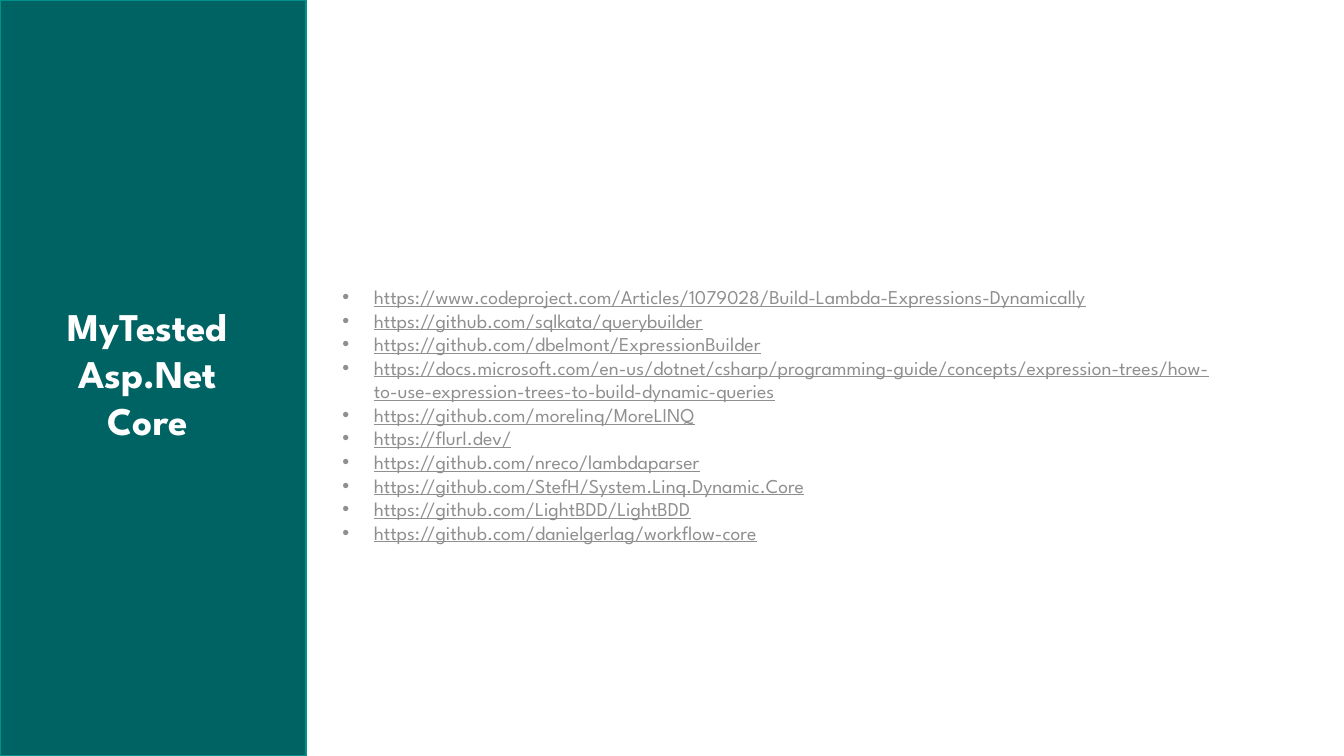
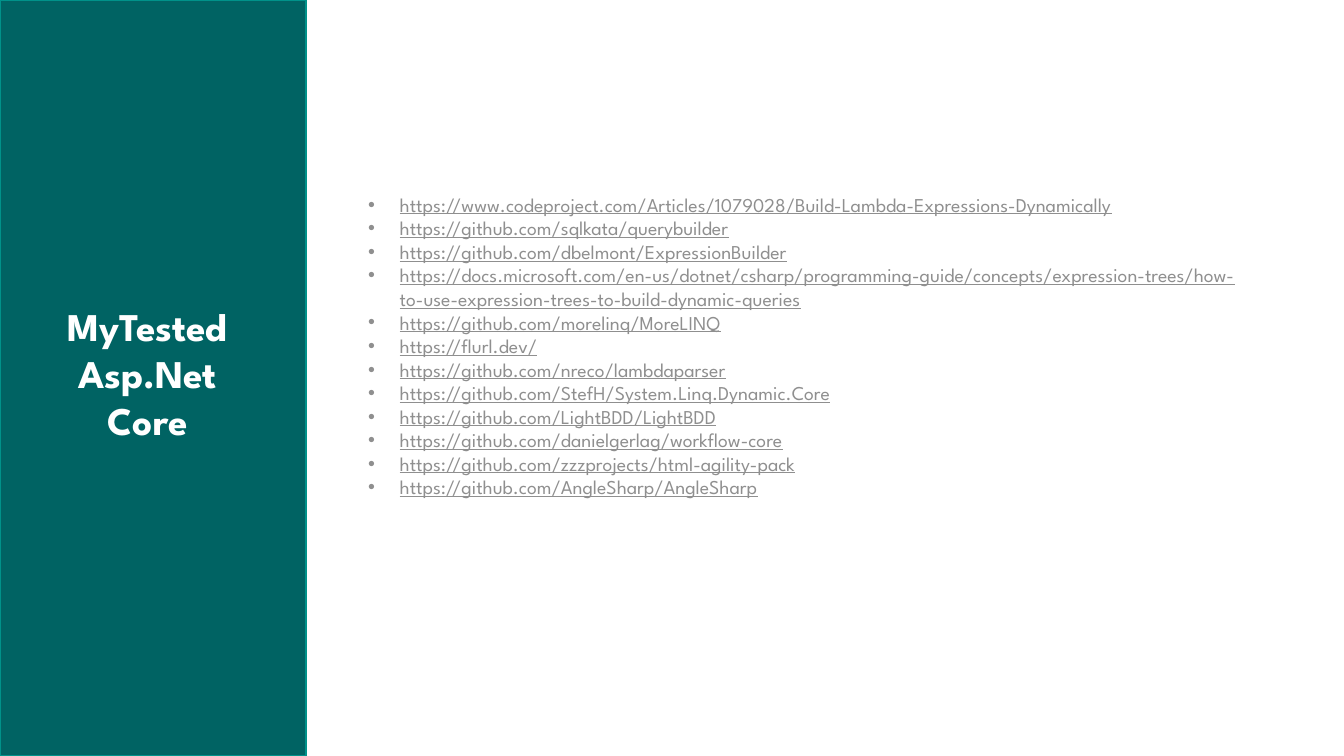
Before and after one commit to arifcakir/dotnettest, a slide deck: slide 68 of TestingAndBestPractices.pptx. Drawn at 1344x756 pixels with LibreOffice and Linux fonts; fonts in the diff are those of the drawing. Boxes give left, top, right and bottom in pixels: in the first picture for what was removed or moved away, otherwise in the second. Text is boxed around its words. In the diff, an @@ line names an element or a change of style, - is before the commit and + after.

```diff
--- a/TestingAndBestPractices.pptx
+++ b/TestingAndBestPractices.pptx
@@ text "https://www.codeproject.com/Articles/1079028/Build-Lambda-Ex ...": place and size @@
-text "https://www.codeproject.com/Articles/1079028/Build-Lambda-Ex ..." at (374, 290, 1208, 544)
+text "https://www.codeproject.com/Articles/1079028/Build-Lambda-Ex ..." at (400, 198, 1234, 498)
@@ text at (400, 457, 795, 498): paragraphs added @@
+• https://github.com/zzzprojects/html-agility-pack
+• https://github.com/AngleSharp/AngleSharp
```
Also in this commit, not shown: 23 other files.
